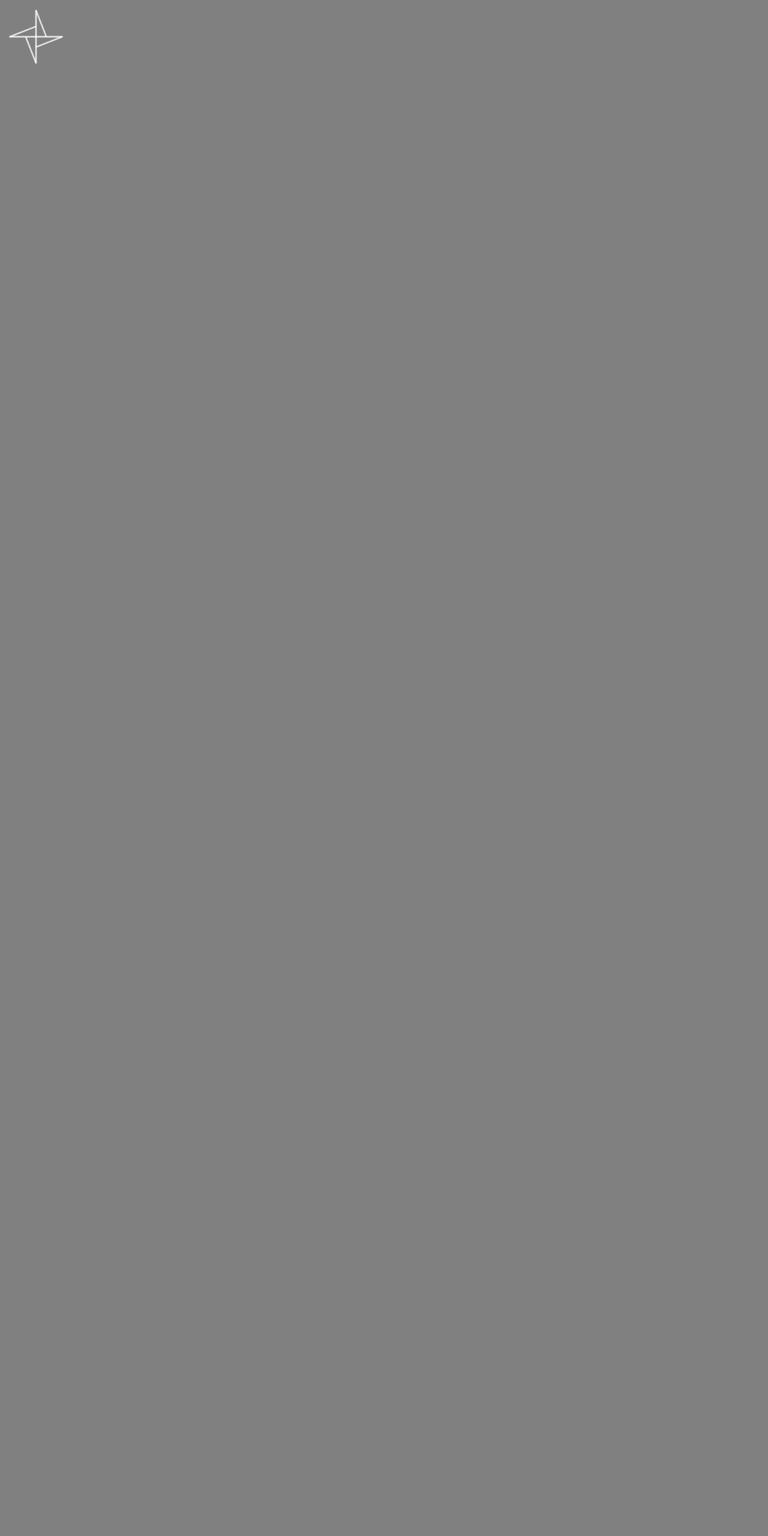
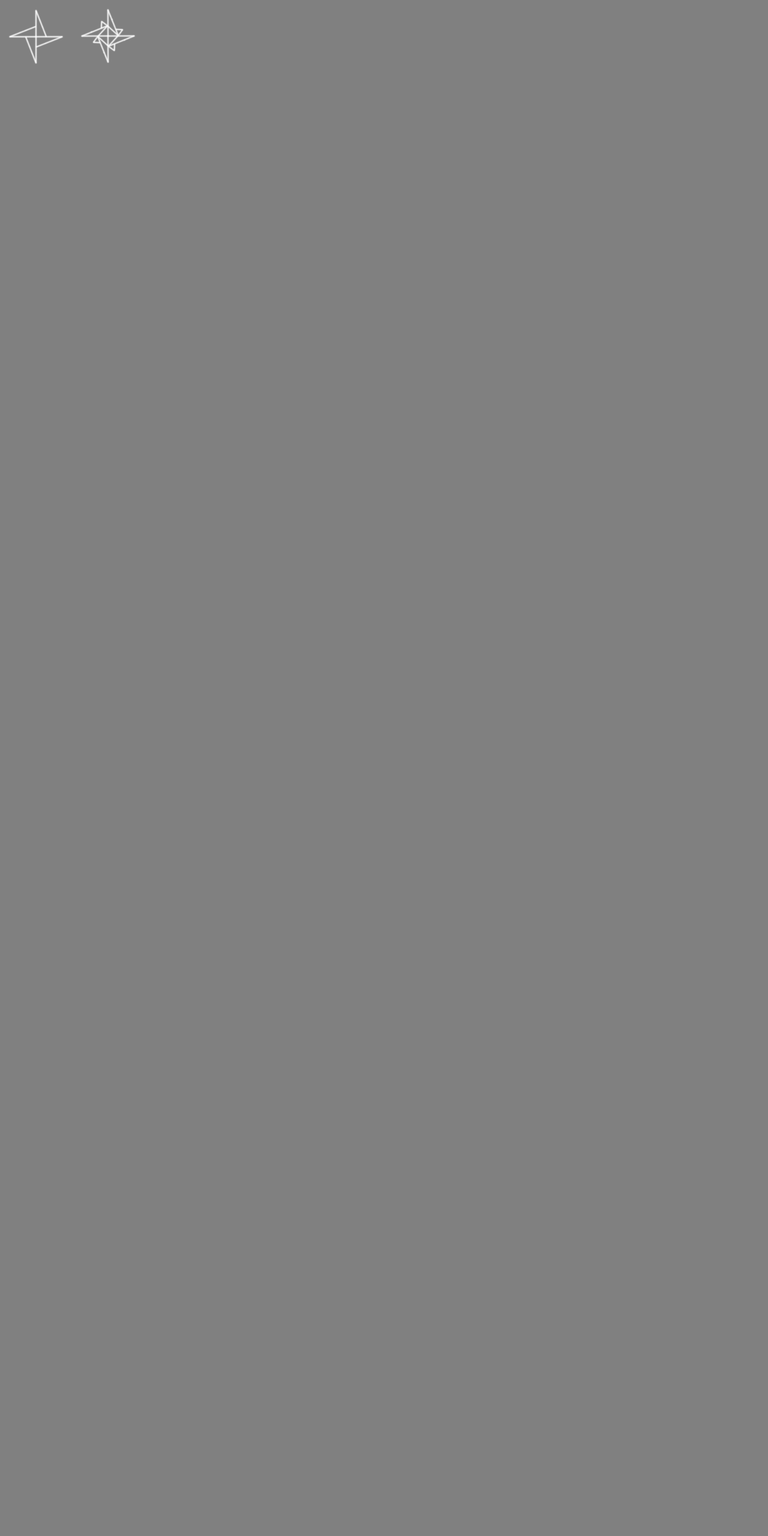
Before/after of a 768 x 1536 layered artwork. What changed in the layer stack:
added layer "Roto_1.png" above "Background (HIDE ME)" over [80, 8, 136, 64]
